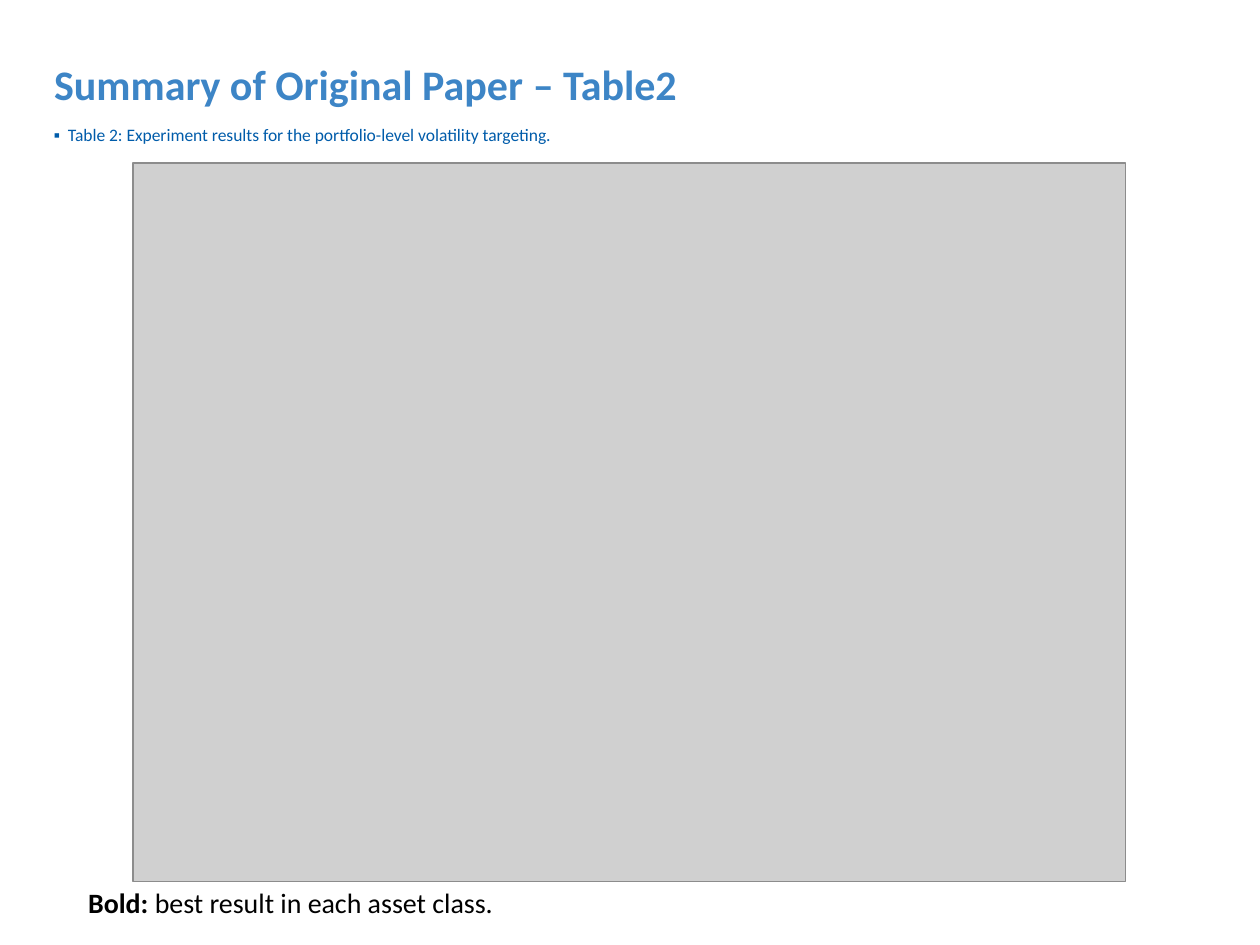
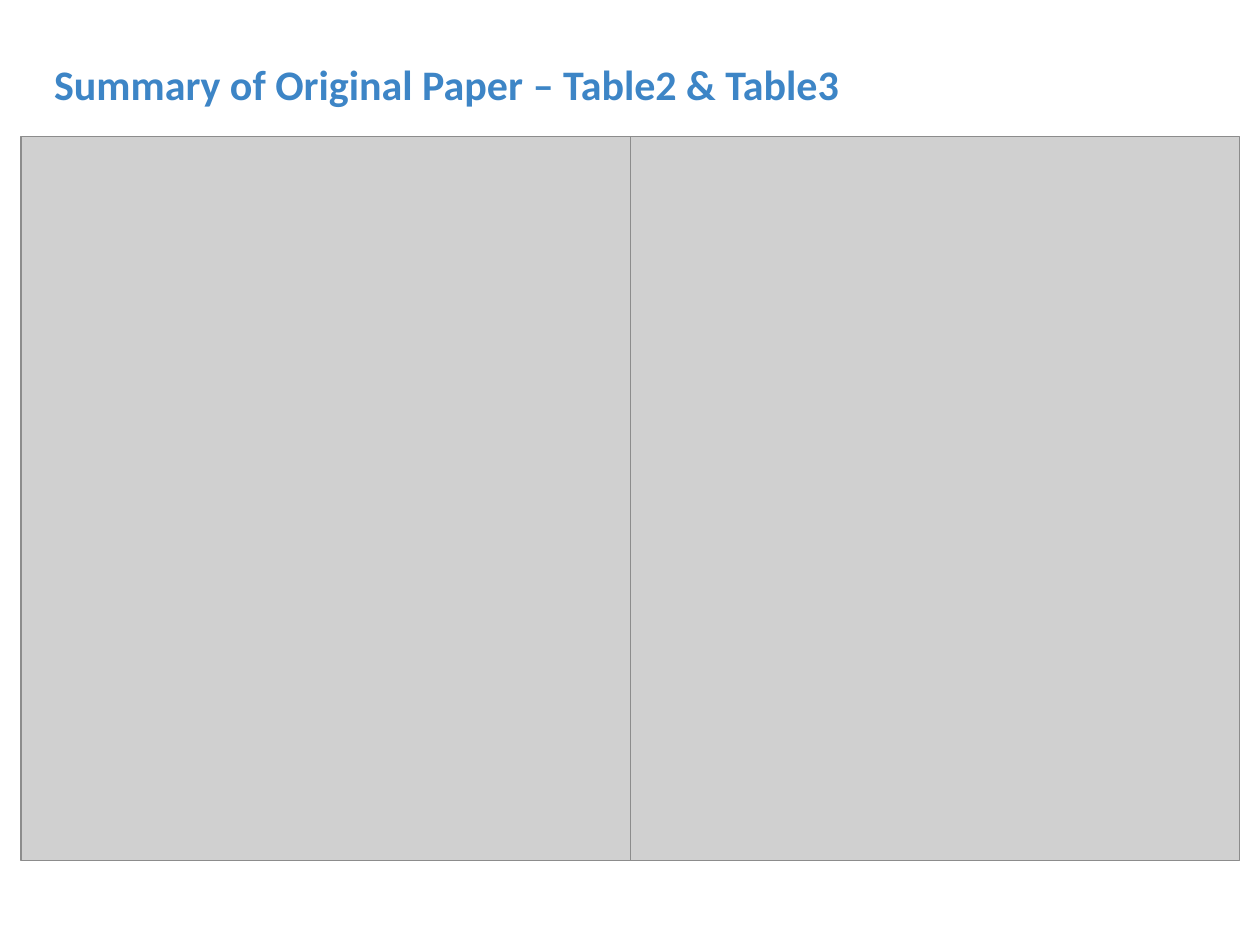
Before and after one commit to C-CU-2025-Fall/IEOR4733_Project, a slide deck: slide 4 of 伦钰婷做PPT要用的素材/DL_presentation_v2.4.pptx. Drawn at 1260x945 pixels with LibreOffice and Linux fonts; fonts in the diff are those of the drawing; grey boxes stand for pictures. Boxes give left, top, right and bottom in pixels: in the first picture for what was removed or moved away, otherwise in the second. Text is boxed around its words. In the diff, an @@ line names an element or a change of style, - is before the commit and + after.

```diff
--- a/伦钰婷做PPT要用的素材/DL_presentation_v2.4.pptx
+++ b/伦钰婷做PPT要用的素材/DL_presentation_v2.4.pptx
@@ title at box(54, 70, 838, 107): text changed @@
-Summary of Original Paper – Table2
+Summary of Original Paper – Table2 & Table3
@@ picture added at box(21, 136, 631, 861) @@
@@ text removed at box(68, 129, 551, 144) @@
-▪ Table 2: Experiment results for the portfolio-level volatility targeting.
@@ picture added at box(631, 136, 1240, 861) @@
@@ picture removed at box(134, 163, 1126, 881) @@
@@ table removed at box(88, 886, 879, 920), 1 rows, 1 columns @@
-Bold: best result in each asset class.
```
Also in this commit, not shown: 1 other slide changed, 1 slide added, 2 slides removed, 16 other files.
